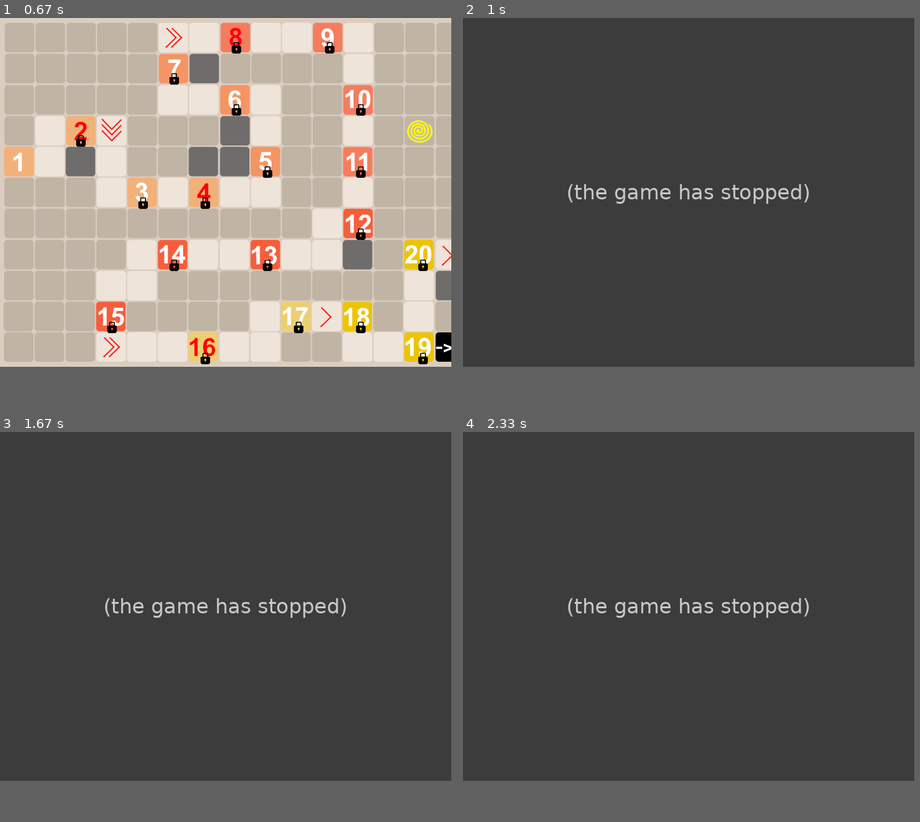
Above: before the commit, frames 1-4 (two rows, left to right).
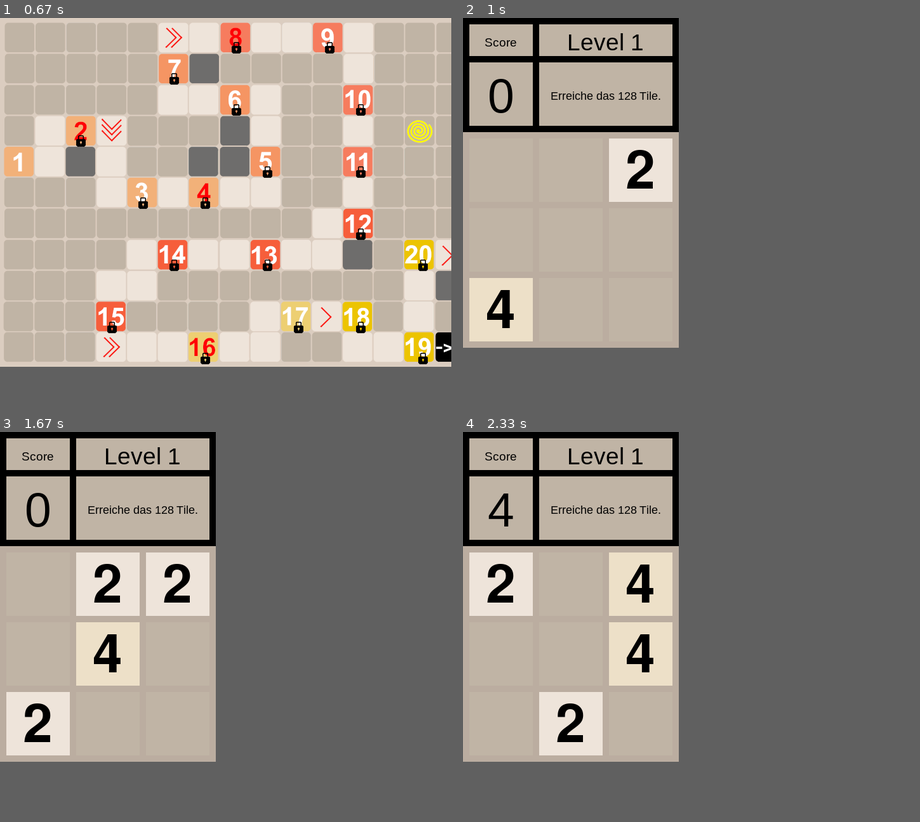
Above: after the commit, the same moments.

Repository: KapitaenKirSche/2048
Game: pygame game, started from main.py
Two runs of this game, one before a commit and one after it. Both use one fixed random seed, a clock stepped at 60 frames per second and the inputs below.
Inputs (mouse positions are in pixels of both pictures, inside the frame that each line leads up to):
- Up to frame 1 (0.67 s): tap Enter at 0.33 s
- Up to frame 2 (1 s): click (481, 162) at 0.72 s
- Up to frame 3 (1.67 s): hold Right 1-1.47 s; hold Up from 1.5 s (still down)
- Up to frame 4 (2.33 s): release Up at 1.8 s; hold Right 1.83-2.3 s
In our replay, in frame 2 the window is 711x550 before the commit and 340x520 after it. These sizes can differ from the game's own. Grey fills any space a smaller window leaves; there, only what the larger window draws over its background counts as a difference.

Frame 1 is identical in both runs. In frame 2, 40% of the frame differs, in the area x 0-76%, y 0-85%; in frame 3, 40%; in frame 4, 40%.
Error before the commit: KeyError: 0 (logic.py line 99); the game stopped at 0.75 s (later frames are placeholders)

Commit message:
finished board format with dictionaries

Diff:
--- a/config.py
+++ b/config.py
@@ -2,7 +2,7 @@
 import timer
 #Initial
 colors = {
-    "0_player": (192, 180, 165),
+    "0_none": (192, 180, 165),
     "2_player": (238, 228, 218),
     "4_player": (237, 224, 200),
     "8_player": (242, 177, 121),
@@ -15,7 +15,7 @@
     "1024_player": (237, 197, 63),
     "2048_player": (237, 194, 46),
 
-    "0_enemy": (192, 180, 165),
+
     "2_enemy": (238, 228, 218),
     "4_enemy": (237, 224, 200),
     "8_enemy": (242, 177, 121),
@@ -98,8 +98,8 @@
 
 
 #---------------------------------------------------------
-tile_list = ["0_player", "2_player", "4_player", "8_player", "16_player", "32_player", "64_player", "128_player", "256_player", "512_player", "1024_player", "2048_player",
-             "0_enemy", "2_enemy", "4_enemy", "8_enemy", "16_enemy", "32_enemy", "64_enemy", "128_enemy", "256_enemy", "512_enemy", "1024_enemy", "2048_enemy"]
+tile_list = ["0_none", "2_player", "4_player", "8_player", "16_player", "32_player", "64_player", "128_player", "256_player", "512_player", "1024_player", "2048_player",
+                       "2_enemy", "4_enemy", "8_enemy", "16_enemy", "32_enemy", "64_enemy", "128_enemy", "256_enemy", "512_enemy", "1024_enemy", "2048_enemy"]
 current_level=0
 gamemode=""
 maxWertTile = 2048
@@ -169,7 +169,7 @@
 
 template_tile_dic={
     "tile_numb" : 0,
-    "fraction"  : "None"
+    "fraction"  : "none"
 }
 #Levels----------------------------------------------------------------------------------------
 level01={
--- a/logic.py
+++ b/logic.py
@@ -96,14 +96,14 @@
         maxim_ -= 1
 
 
-        if inp_board[a_][spaltencount][0] == 0:
-          inp_board[a_][spaltencount] = spalte
-          inp_board[a_ + 1][spaltencount] = config.template_tile_list
-
-        elif inp_board[a_][spaltencount][0] == spalte[0]:
-          inp_board[a_][spaltencount] = spalte
-          inp_board[a_][spaltencount][0] *= -1
-          inp_board[a_ + 1][spaltencount] = config.template_tile_list=[0,"player"]
+        if inp_board[a_][spaltencount]["tile_numb"] == 0:
+          inp_board[a_][spaltencount] = copy.deepcopy(spalte)
+          inp_board[a_ + 1][spaltencount] = config.template_tile_dic
+
+        elif inp_board[a_][spaltencount]["tile_numb"] == spalte["tile_numb"]:
+          inp_board[a_][spaltencount] = copy.deepcopy(spalte)
+          inp_board[a_][spaltencount]["tile_numb"] *= -1
+          inp_board[a_ + 1][spaltencount] = config.template_tile_dic
 
         else:
           running = False
@@ -157,8 +157,8 @@
   for i in range(len(board)):
     for j in range(len(board[i])):
       x = board[i][j]
-      if x[0] < 0 and x[0]!=-1:
-        board[i][j][0] = x[0] * -2
+      if x["tile_numb"] < 0 and x["tile_numb"]!=-1:
+        board[i][j]["tile_numb"] = x["tile_numb"] * -2
   return board
 
 
@@ -212,16 +212,17 @@
   hoechster = 0
   for zeile in board:
     for spalte in zeile:
-      if spalte[0] > hoechster:
-        if spalte[1]==tile_category:
-          hoechster = spalte[0]
+      if spalte["tile_numb"] > hoechster:
+        if spalte["fraction"]==tile_category:
+          hoechster = spalte["tile_numb"]
   return hoechster
 
 
-def createRandom(board, numb=1):
+def createRandom(board, numb=1, chance_enemy=0):
   '''
   Input: board: Spielfeld
          numb: Anzahl wie oft der Prozess wiederholt wird
+         chance_enemy:int, Warscheinlichkeit, dass ein neues Tile ein Gegner ist. in Prozent
 
   Gibt das Board, mit einer nach Zufall verteilten Zahl 2 oder 4 an einer leeren Stelle aus
   '''
@@ -229,12 +230,17 @@
     nullen = []
     for zeile in range(len(board)):
       for spalte in range(len(board[zeile])):
-        if board[zeile][spalte][0] == 0:
+        if board[zeile][spalte]["tile_numb"] == 0:
           nullen.append((zeile, spalte))
     rndm = random.randint(0, len(nullen) - 1)
 
-    insert=config.template_tile_list=[0,"player"]
-    insert[0]=random.choice([2, 4])
+    insert=copy.deepcopy(config.template_tile_dic)
+    insert["tile_numb"]=random.choice([2, 4])
+    rndm2=random.randint(1,100)
+    if rndm2 <= chance_enemy:
+      insert["fraction"] = "enemy"
+    else:
+      insert["fraction"] = "player"
     board[nullen[rndm][0]][nullen[rndm][1]] = insert
 
   return board
@@ -279,8 +285,8 @@
 def countScore(board):
   for i in board:
     for j in i:
-      if j[0] < 0:
-        config.score+=j[0]*-2
+      if j["tile_numb"] < 0:
+        config.score+=j["tile_numb"]*-2
 
 
 #----------------------------------------------------------------------------------------------------------------------#
@@ -337,7 +343,7 @@
       x += 1
       rectx = config.size_in_between * x + config.size * (x - 1)
       recty = config.yextra_top + config.size_in_between * y + config.size * (y - 1)
-      fenster.blit(tile_surfs[str(tile[0])+"_"+str(tile[1])], (rectx, recty))
+      fenster.blit(tile_surfs[str(tile["tile_numb"])+"_"+str(tile["fraction"])], (rectx, recty))
 
 
 def drawUIingame(fenster, colors=config.colors):
@@ -348,7 +354,7 @@
   level_goal_text = config.levelGoalText
 
   fenster.fill(colors.get("bg"))
-  color="0_player"
+  color="0_none"
   config.ui_bg_box.fill(config.colors.get("ui_bg"))
   config.score_txt_box.fill(config.colors.get(color))
   config.score_box.fill(config.colors.get(color))
@@ -422,9 +428,9 @@
   text_height = text_to_draw.get_height()
   surfheight = surface.get_height()
   surfwidth = surface.get_width()
-  if text != 0:
-    surface.blit(text_to_draw, (surfwidth / 2 - text_width / 2,
-                                (surfheight / 2 - text_height / 2) + 3))
+
+  surface.blit(text_to_draw, (surfwidth / 2 - text_width / 2,
+                             (surfheight / 2 - text_height / 2) + 3))
 
 
 def konsolenAusgabe(board):
@@ -442,11 +448,13 @@
                 font="assets/fonts/ClearSans-Bold.ttf",
                 font_color=(255, 255, 255)):
   tiles = {}
+
   for tile in tile_list:
     tile_numb=int(tile.split("_")[0])
     tile_surf = pygame.Surface((width, heigth))
     tile_surf.fill(colors.get(tile))
-    draw_text_in_box(tile_surf, tile_numb, font)
+    if tile_numb != 0:
+      draw_text_in_box(tile_surf, tile_numb, font)
     tiles[tile] = tile_surf
 
   return tiles
--- a/main.py
+++ b/main.py
@@ -97,13 +97,12 @@
 
 
   elif cfg.status == "gameInit":  #Erstes mal im Spiel (dem richtigen Spiel, nicht homescreen)
-    #board = buildBoard(width, length, 2)
     cfg.tile_surfaces = setup_tiles(cfg.size, cfg.size)
 
 
   # aktuell im Spiel
   elif cfg.status == "inGame":
-    if bewegung_moeglich_generell(cfg.board) == False:
+    if bewegung_moeglich_generell(cfg.board, cfg.levels[cfg.current_level]["max_moves_per_move"]) == False:
       cfg.status = "gameOverInit"
       cfg.current_level=0
 
